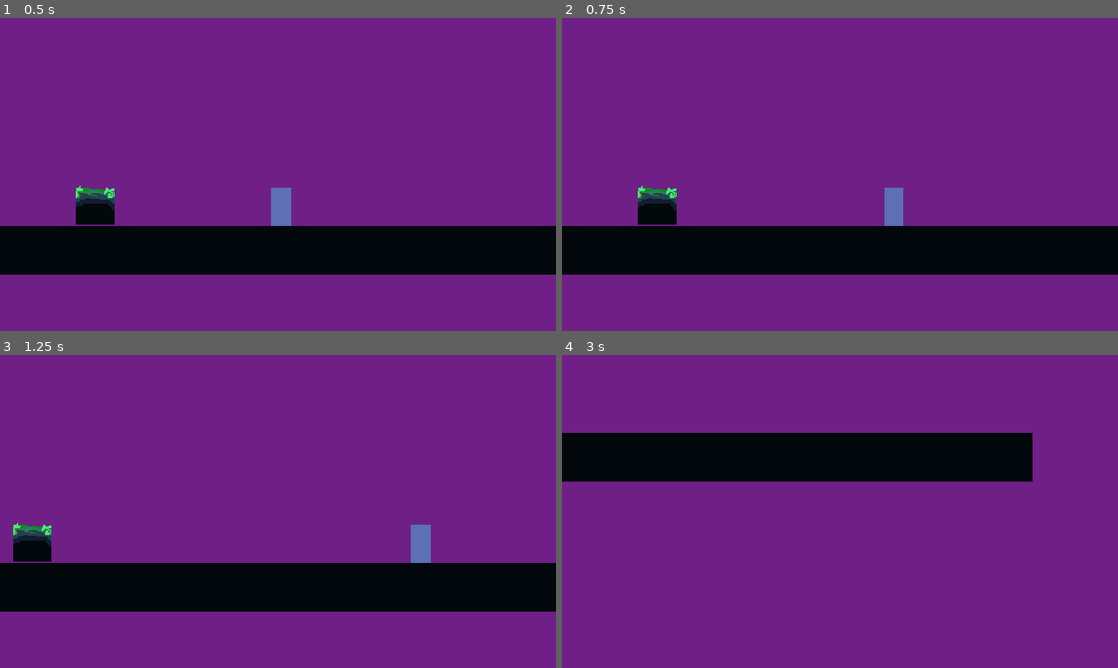
Above: before the commit, frames 1-4 (two rows, left to right).
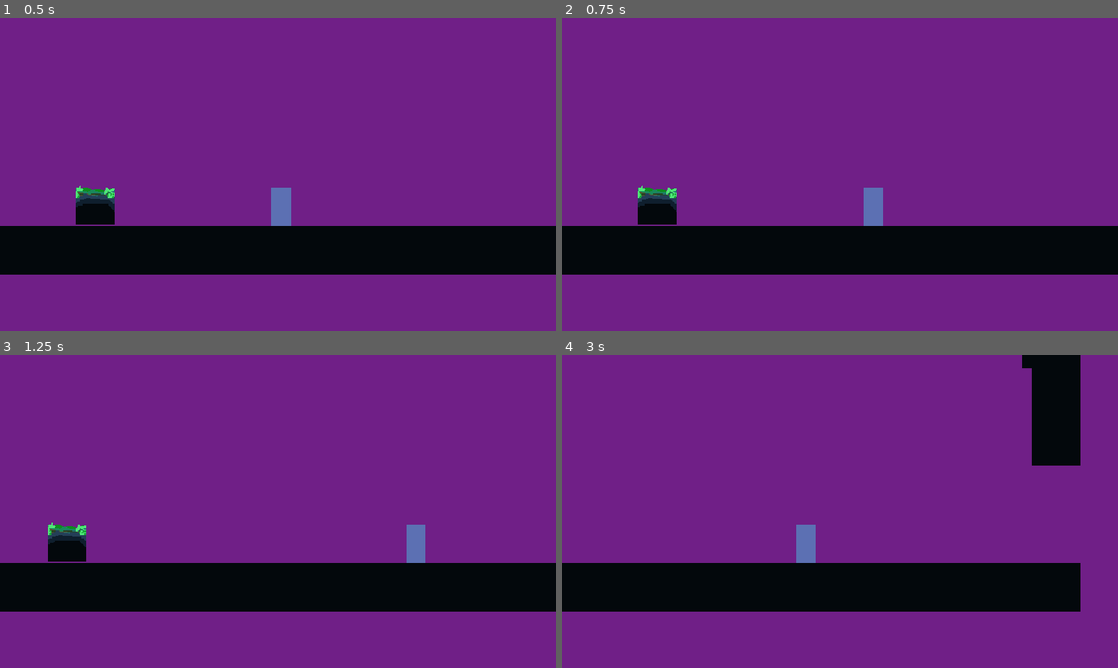
Above: after the commit, the same moments.

Repository: GlassOver/vilemoon
Game: Godot game, scene res://levels/base_level.tscn
The game is run twice, just before and just after one commit, with the same random seed, the same clock (stepped at 60 frames per second) and the same inputs. Sound files missing from this copy of the repository are replaced by a short silence.
Inputs (mouse positions are in pixels of both pictures, inside the frame that each line leads up to):
- Up to frame 1 (0.5 s): no input
- Up to frame 2 (0.75 s): tap Enter at 0.5 s; move the mouse to (962, 158) at 0.52 s; hold Right (move_right) from 0.53 s (still down); click (962, 158) at 0.6 s
- Up to frame 3 (1.25 s): keep holding Right (move_right); tap Space (jump) at 0.77 s
- Up to frame 4 (3 s): move the mouse to (728, 527) at 1.27 s; click (728, 527) at 1.35 s; tap Space (jump) at 1.52 s; move the mouse to (895, 442) at 2.02 s; release Right (move_right) at 2.03 s; hold Left (move_left) 2.03-2.78 s; tap Shift (dodge) at 2.1 s; click (895, 442) at 2.3 s; move the mouse to (812, 574) at 2.77 s; hold Right (move_right) from 2.78 s (still down); click (812, 574) at 2.85 s

Frame 1 is identical in both runs. In frame 2, 0.8% of the frame differs, in the area x 54-62%, y 54-67%; in frame 3, 1.7%; in frame 4, 31%, in the area x 0-94%, y 0-82%.

Commit message:
Additions

Diff:
--- a/Enemies/Scripts/States/enemy_state_stun.gd
+++ b/Enemies/Scripts/States/enemy_state_stun.gd
@@ -1,7 +1,7 @@
 class_name EnemyStateStun extends EnemyState
 
 @export var anim_name : String = "stun"
-@export var knockback_speed : float = 3000.0
+@export var knockback_speed : float = 2500.0
 @export var decelerate_speed : float = 1800.0
 
 @export_category("AI")
--- a/Global/player.tscn
+++ b/Global/player.tscn
@@ -39,8 +39,8 @@
 "speed": 5.0
 }]
 
-[sub_resource type="RectangleShape2D" id="RectangleShape2D_hg6s5"]
-size = Vector2(142, 64)
+[sub_resource type="CircleShape2D" id="CircleShape2D_bgi0l"]
+radius = 79.00633
 
 [sub_resource type="RectangleShape2D" id="RectangleShape2D_boad6"]
 size = Vector2(20, 33.249416)
@@ -69,8 +69,8 @@
 
 [node name="Sword_Collider" type="CollisionShape2D" parent="HurtBox"]
 unique_name_in_owner = true
-position = Vector2(94, -45)
-shape = SubResource("RectangleShape2D_hg6s5")
+position = Vector2(95, -47)
+shape = SubResource("CircleShape2D_bgi0l")
 disabled = true
 debug_color = Color(0.7749407, 0.14539094, 0.21738556, 0.41960785)
 
@@ -121,6 +121,7 @@
 [node name="Attack" type="Node" parent="States"]
 unique_name_in_owner = true
 script = ExtResource("10_fou7p")
+decelerate_speed = 11.0
 
 [node name="Stun" type="Node" parent="States"]
 unique_name_in_owner = true
--- a/Global/stun.gd
+++ b/Global/stun.gd
@@ -1,7 +1,7 @@
 class_name PlayerStateStun extends PlayerState
 
 
-@export var knockback_speed : float = 5000.0
+@export var knockback_speed : float = 8000.0
 @export var decelerate_speed : float = 500.0
 @export var invulnerable_duration : float = 1.0
 
@@ -18,49 +18,40 @@
 
 
 func enter() -> void:
-	#player.update_animation("stun")
 	#player.animation_player.animation_finished.connect(_animation_finished)
 	print("Stunned")
+
 	direction = player.global_position.direction_to(hurt_box.global_position)
+	direction.y = clampf(direction.y, -.5, +.5)
+	direction.y /= 100
 	player.velocity = direction * -knockback_speed
+
 
 	player.make_invulnerable(invulnerable_duration)
 	#player.effect_animation_player.play("damaged")
 	_animation_finished()
 	pass
 
-
-# What happens when we exit this state?
-func exit() -> void:
-	print("exited")
-	next_state = null
-	#player.animation_player.animation_finished.connect(_animation_finished)
+func _animation_finished():
+	print("erm")
 	pass
 
-
-# What happens when an input is pressed?
-func handleInput(_event: InputEvent) -> PlayerState:
-	return nextState
-
-
-# What happens each process tick in this state?
-func process(_delta: float) -> PlayerState:
-	return nextState
+func process(_delta : float ) -> PlayerState:
+	player.velocity -= player.velocity * decelerate_speed * _delta
+	return next_state
 
 
 # What happens each physics process tick in this state?
 func physics_process(_delta: float) -> PlayerState:
-	if player.is_on_floor() == false:
-		return fall
-	return nextState
+	return null
 
+func exit() -> void:
+	print("exited")
+	#player.animation_player.animation_finished.connect(_animation_finished)
+	pass
 
 func _player_damaged(_hurt_box : HurtBox) :
 	print("damaged2")
 	hurt_box = _hurt_box
 	enter()
 	return
-
-func _animation_finished():
-	print("erm")
-	return idle
--- a/player/player.gd
+++ b/player/player.gd
@@ -16,8 +16,11 @@
 @export var jump_move_speed := 400.0
 @export var dodgeTimer := 0.0
 @export var dodgeTime := 1.2
+@export var attackTimer := 0.0
+@export var attackCooldown := 0.3
 @export var slideTimer := 0.0
 @export var slideTime := 0.3
+@export var stopMoving := 0
 
 @export var facing_right := true
 @export var isAttacking := false
@@ -41,6 +44,7 @@
 	initializeStates()
 	dodgeTimer = dodgeTime
 	slideTimer = slideTime
+	attackTimer = attackCooldown
 	hit_box.Damaged.connect(_take_damage)
 	update_hp(9999)
 	#healthbar.init_health(max_value)
@@ -56,6 +60,7 @@
 	changeState(currentState.process(delta))
 	dodgeTimer -= delta
 	slideTimer -= delta
+	attackTimer-= delta
 
 
 func _physics_process(delta: float) -> void:
@@ -123,7 +128,6 @@
 
 
 
-
 func make_invulnerable(_duration : float = 1.0) -> void:
 	invulnerable = true
 	hit_box.monitoring = false
--- a/player/states/attack.gd
+++ b/player/states/attack.gd
@@ -1,19 +1,51 @@
-class_name PlayerStateAttack
-extends PlayerState
+class_name PlayerStateAttack extends PlayerState
+
+#@onready var animation_player : AnimationPlayer = $".../.../AnimationPlayer"
+@onready var sword_collider: CollisionShape2D = %Sword_Collider
+@export_range(1,20,0.5) var decelerate_speed : float = 1.01
+
+var attacking : bool = false
+var tempAttackTime : float = 0.0
+var tempAttackTimer : float = 0.05
 
 
 
 func enter() -> void:
+	#player.UpdateAnimation("attack")
+	#animation_player.animation_finished.connect(EndAttack)
+	%Sword_Collider.disabled = false
+
+	attacking = true
+	tempAttackTime = tempAttackTimer
+
 	pass
 
 func exit() -> void:
+	#animation_player.animation_finished.disconnect(EndAttack)
+	attacking = false
+	player.attackTimer = player.attackCooldown
+	%Sword_Collider.disabled = true
+
 	pass
 
 func handleInput(_event: InputEvent) -> PlayerState:
 	return nextState
 
 func process(_delta: float) -> PlayerState:
+	tempAttackTime -= _delta
+
+
+	EndAttack()
+	if attacking == false:
+		if player.direction == Vector2.ZERO:
+			return idle
+		else:
+			return run
 	return nextState
 
 func physics_process(_delta: float) -> PlayerState:
 	return nextState
+
+func EndAttack() -> void:
+	if tempAttackTime <= 0:
+		attacking = false
--- a/player/states/fall.gd
+++ b/player/states/fall.gd
@@ -34,7 +34,7 @@
 
 # What happens when an input is pressed?
 func handleInput( _event : InputEvent ) -> PlayerState:
-	if Input.is_action_just_pressed("attack"):
+	if Input.is_action_just_pressed("attack") and player.attackTimer <= 0:
 		return attack
 
 
--- a/player/states/idle.gd
+++ b/player/states/idle.gd
@@ -20,7 +20,7 @@
 
 # What happens when an input is pressed?
 func handleInput( _event : InputEvent ) -> PlayerState:
-	if Input.is_action_just_pressed("attack"):
+	if Input.is_action_just_pressed("attack") and player.attackTimer <= 0:
 		return attack
 
 	if _event.is_action_pressed("jump"):
--- a/player/states/jump.gd
+++ b/player/states/jump.gd
@@ -33,7 +33,7 @@
 	super_speed_multiplier = 1.0
 
 func handleInput(event : InputEvent) -> PlayerState:
-	if Input.is_action_just_pressed("attack"):
+	if Input.is_action_just_pressed("attack") and player.attackTimer <= 0:
 		return attack
 
 	if not fixed_jump and event.is_action_released("jump"):
--- a/player/states/run.gd
+++ b/player/states/run.gd
@@ -20,10 +20,8 @@
 
 # What happens when an input is pressed?
 func handleInput(_event: InputEvent) -> PlayerState:
-	if Input.is_action_just_pressed("attack"):
+	if Input.is_action_just_pressed("attack") and player.attackTimer <= 0:
 		return attack
-
-
 	if _event.is_action_pressed("jump"):
 		return jump
 	if Input.is_action_just_pressed("dodge") and player.dodgeTimer <= 0:
